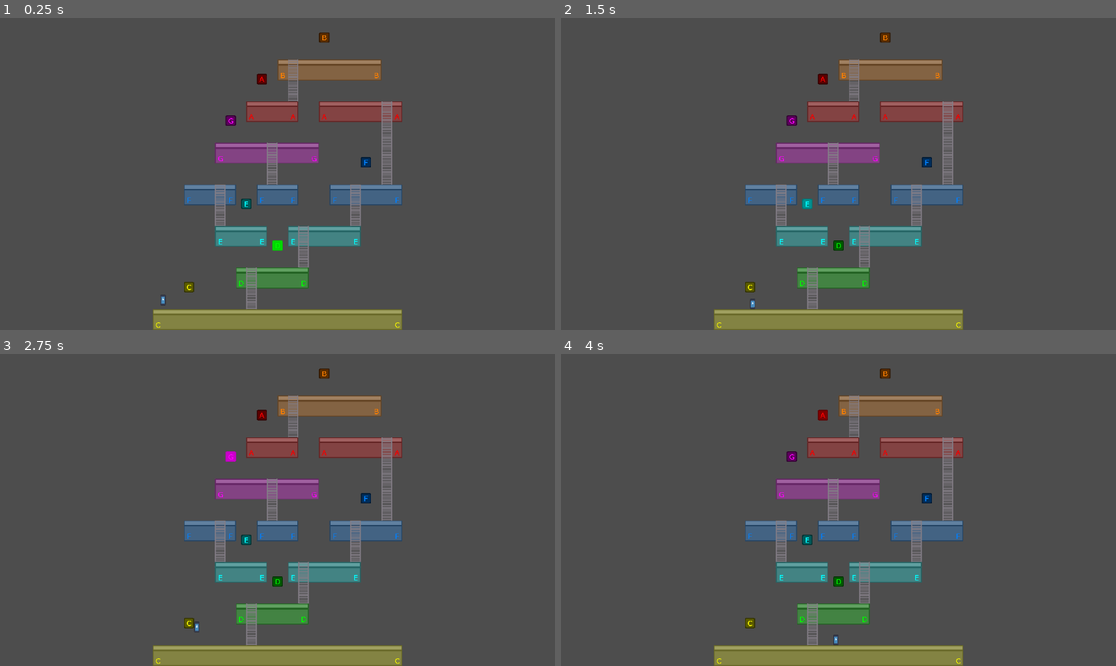
Above: before the commit, frames 1-4 (two rows, left to right).
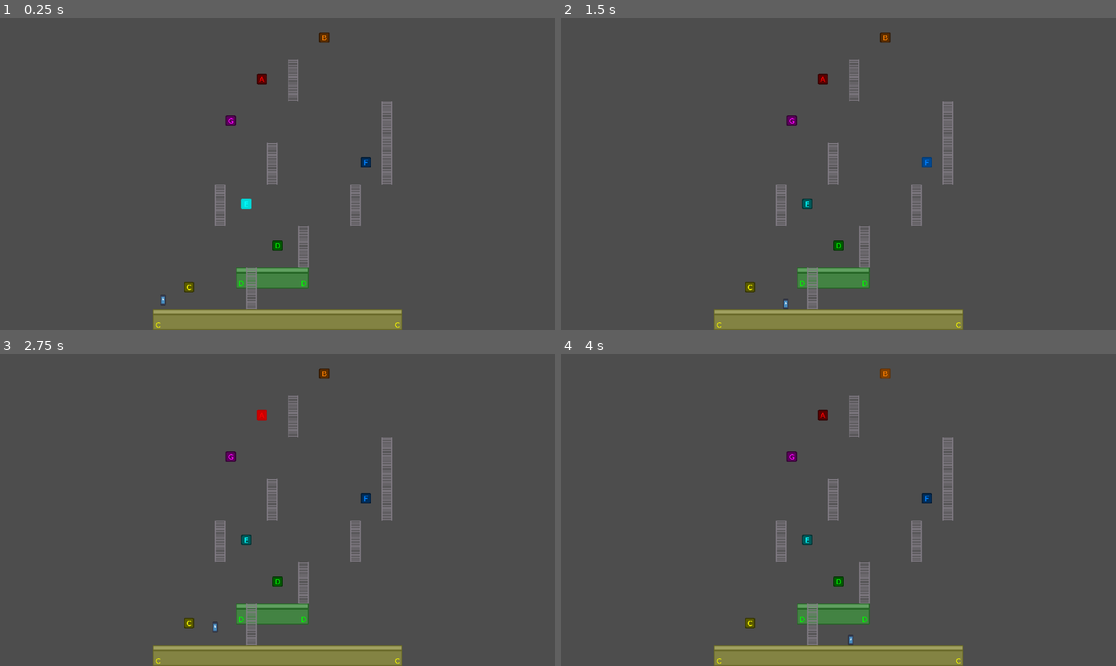
Above: after the commit, the same moments.

Repository: nicom7/game-off-2023
Game: Godot game, scene res://levels/world_a.tscn
The game is run twice, just before and just after one commit, with the same random seed, the same clock (stepped at 60 frames per second) and the same inputs. This scene is started directly instead of the project's main scene. The engine's default icon, where the game draws it, is replaced by a stand-in: a white triangle on a blue panel in a dark square.
Inputs:
- Up to frame 1 (0.25 s): no input
- Up to frame 2 (1.5 s): tap Enter at 0.5 s; hold Right (ui_right) from 0.53 s (still down); tap U (A_note) at 0.6 s; tap I (B_note) at 1.35 s
- Up to frame 3 (2.75 s): release Right (ui_right) at 2.03 s; hold Left (ui_left) from 2.03 s (still down); tap O (C_note) at 2.1 s
- Up to frame 4 (4 s): release Left (ui_left) at 2.78 s; hold Right (ui_right) from 2.78 s (still down); tap P (D_note) at 2.85 s; tap R (E_note) at 3.6 s

The runs differ from the first frame. In frame 1, 7.2% of the frame differs, in the area x 33-73%, y 13-86%; in frame 2, 7.2%; in frame 3, 7.3%, in the area x 33-73%, y 13-90%; in frame 4, 7.2%.

Commit message:
Fix floor ambient sound
- Now using an Area2D node on the player tile detector to get a signal when it "enters" a tilemap, so that we can change the current ambient tone.

Diff:
--- a/characters/player/player.gd
+++ b/characters/player/player.gd
@@ -4,15 +4,12 @@
 @export var speed: float = 300.0
 @export var jump_speed: float = -400.0
 
-@export var current_floor_map: TileMap
 @export var jump_note_player_scene: PackedScene
 
 # Get the gravity from the project settings to be synced with RigidBody nodes.
 var gravity: int = ProjectSettings.get_setting("physics/2d/default_gravity")
 
 var jump_note_player: NotePlayer
-
-var _floor_map_layer_info: Dictionary = {}
 
 class InputActions:
 	var move_left: String
@@ -48,6 +45,9 @@
 var current_ladder: Ladder
 var current_block: SwitchBlock
 
+var current_floor_map: TileMap
+var floor_map_tone_layer = -1
+
 signal on_floor_changed(value: bool)
 signal jumped
 signal interact(player: Character, action: String)
@@ -65,15 +65,7 @@
 #		print("exit climb")
 
 func _ready() -> void:
-	_setup_floor_map_layer_info()
 	_setup_input_actions()
-
-func _setup_floor_map_layer_info():
-	_floor_map_layer_info.clear()
-	if current_floor_map:
-		for l in current_floor_map.get_layers_count():
-			var layer_name = current_floor_map.get_layer_name(l)
-			_floor_map_layer_info[layer_name] = l
 
 func _setup_input_actions():
 	_input_actions.clear()
@@ -90,13 +82,14 @@
 	_update_movement(delta)
 
 func _input(event: InputEvent):
-	for action in _note_actions:
+	for tone in Globals.Tone.size():
+		var action = Globals.get_action_from_tone(tone)
 		if event.is_action_pressed(action):
 			interact.emit(self, action)
 			return
 
 func _update_tone(delta: float) -> void:
-	var custom_data = _get_floor_custom_data($TileDetector.global_position, "Tones", "Tone")
+	var custom_data = _get_floor_custom_data($TileDetector.global_position, floor_map_tone_layer, "Tone")
 	if custom_data != null:
 		current_block = null
 		current_tone = _scale.find(custom_data) as Globals.Tone
@@ -144,7 +137,7 @@
 
 	move_and_slide()
 
-func _get_floor_custom_data(pos: Vector2, tile_map_layer: String, data_layer: String):
+func _get_floor_custom_data(pos: Vector2, tile_map_layer: int, data_layer: String):
 	var tile_data = _get_floor_tile_data(pos, tile_map_layer)
 	if tile_data:
 		var custom_data = tile_data.get_custom_data(data_layer)
@@ -153,12 +146,11 @@
 
 	return null
 
-func _get_floor_tile_data(pos: Vector2, layer: String):
+func _get_floor_tile_data(pos: Vector2, layer: int):
 	var tile_data: TileData
-	if current_floor_map:
-		var layer_idx = _floor_map_layer_info[layer] if _floor_map_layer_info.has(layer) else 0
+	if current_floor_map and layer >= 0:
 		var floor_pos = current_floor_map.local_to_map(current_floor_map.to_local(pos))
-		tile_data = current_floor_map.get_cell_tile_data(layer_idx, floor_pos)
+		tile_data = current_floor_map.get_cell_tile_data(layer, floor_pos)
 
 	return tile_data
 
@@ -167,3 +159,15 @@
 	jump_note_player.tone = current_tone
 	add_child(jump_note_player)
 	jump_note_player.start()
+
+
+func _on_tile_detector_area_body_entered(body: Node2D) -> void:
+	current_floor_map = body as TileMap
+	if current_floor_map:
+		floor_map_tone_layer = -1
+		# Skip layer 0 (Platform layer)
+		for l in range(1, current_floor_map.get_layers_count()):
+			if current_floor_map.is_layer_enabled(l):
+				# Enabled layer is the current tone layer
+				floor_map_tone_layer = l
+				break
--- a/characters/player/player.tscn
+++ b/characters/player/player.tscn
@@ -7,6 +7,9 @@
 [sub_resource type="CapsuleShape2D" id="CapsuleShape2D_ao35p"]
 radius = 12.0
 height = 48.0
+
+[sub_resource type="CircleShape2D" id="CircleShape2D_v2tak"]
+radius = 2.0
 
 [node name="Player" type="CharacterBody2D"]
 z_index = 1
@@ -23,4 +26,10 @@
 [node name="TileDetector" type="Marker2D" parent="."]
 position = Vector2(0, 36)
 
+[node name="TileDetectorArea" type="Area2D" parent="TileDetector"]
+
+[node name="CollisionShape2D" type="CollisionShape2D" parent="TileDetector/TileDetectorArea"]
+shape = SubResource("CircleShape2D_v2tak")
+
 [connection signal="jumped" from="." to="." method="_on_jumped"]
+[connection signal="body_entered" from="TileDetector/TileDetectorArea" to="." method="_on_tile_detector_area_body_entered"]
--- a/game_objects/ladders/ladder.gd
+++ b/game_objects/ladders/ladder.gd
@@ -23,10 +23,10 @@
 var climb_down_action: String
 
 func _update_upper_tone() -> void:
-	climb_up_action = Globals.Tone.keys()[upper_tone] + "_note"
+	climb_up_action = Globals.get_action_from_tone(upper_tone)
 
 func _update_lower_tone() -> void:
-	climb_down_action = Globals.Tone.keys()[lower_tone] + "_note"
+	climb_down_action = Globals.get_action_from_tone(lower_tone)
 
 func _update_size():
 	if !is_node_ready():
--- a/levels/world_a.tscn
+++ b/levels/world_a.tscn
@@ -1,8 +1,9 @@
-[gd_scene load_steps=8 format=3 uid="uid://bgmrmwu61uqnt"]
+[gd_scene load_steps=9 format=3 uid="uid://bgmrmwu61uqnt"]
 
 [ext_resource type="PackedScene" uid="uid://b7huf0srkra04" path="res://levels/world.tscn" id="1_dlj7h"]
 [ext_resource type="PackedScene" uid="uid://bhxpfwjuuirp5" path="res://game_objects/platforms/platform_sets/set_A.tscn" id="3_6tf3d"]
 [ext_resource type="TileSet" uid="uid://bm8j5kvkieyqj" path="res://tilesets/environment.tres" id="3_naekq"]
+[ext_resource type="PackedScene" uid="uid://btccwmjkek1ng" path="res://game_objects/platforms/platform_sets/platform_set.tscn" id="4_6fqpl"]
 [ext_resource type="PackedScene" uid="uid://knuujq4ac74r" path="res://game_objects/ladders/ladder.tscn" id="5_salg1"]
 [ext_resource type="PackedScene" uid="uid://dbwx5x1x0vi2d" path="res://game_objects/switch_blocks/switch_block.tscn" id="8_0rm1w"]
 
@@ -16,9 +17,8 @@
 
 [node name="World" instance=ExtResource("1_dlj7h")]
 
-[node name="Player" parent="." index="0" node_paths=PackedStringArray("current_floor_map")]
+[node name="Player" parent="." index="0"]
 position = Vector2(48, 456)
-current_floor_map = NodePath("../Environment/Platforms")
 
 [node name="CameraCenter" parent="." index="2"]
 position = Vector2(576, -96)
@@ -34,11 +34,12 @@
 zoom_easing = SubResource("Curve_q2det")
 
 [node name="Platforms" type="TileMap" parent="Environment" index="1"]
+visible = false
 texture_filter = 3
 tile_set = ExtResource("3_naekq")
 format = 2
 layer_0/name = "Platform 1"
-layer_0/tile_data = PackedInt32Array(458764, 131072, 0, 458760, 65536, 0, 458761, 131072, 0, 458762, 131072, 0, 458763, 131072, 0, 524296, 65536, 2, 524297, 131072, 2, 524298, 131072, 2, 524299, 131072, 2, 524300, 131072, 2, 458765, 131072, 0, 524301, 131072, 2, 524302, 196608, 2, 458766, 196608, 0, 196621, 65536, 0, 262157, 65536, 2, 2621 …(2256 unchanged characters)…
+layer_0/tile_data = PackedInt32Array(196621, 65536, 0, 262157, 65536, 2, 2621 …(2256 unchanged characters)…
 layer_1/name = "Platform 2"
 layer_1/enabled = true
 layer_1/modulate = Color(1, 1, 1, 1)
@@ -52,7 +53,7 @@
 layer_2/y_sort_enabled = false
 layer_2/y_sort_origin = 0
 layer_2/z_index = 0
-layer_2/tile_data = PackedInt32Array(458760, 65540, 0, 458761, 131076, 0, 458762, 131076, 0, 458763, 131076, 0, 458764, 131076, 0, 524300, 131076, 2, 524299, 131076, 2, 524298, 131076, 2, 524297, 131076, 2, 524296, 65540, 2, 262157, 65541, 2, 196621, 65541, 0, 196622, 131077, 0, 196623, 131077, 0, 196624, 131077, 0, 196625, 131077, 0, 196626, 131077, 0, 196627, 196613, 0, 262163, 196613, 2, 262162, 131077, 2, 262161, 131077, 2, 262160, 131077, 2, 262159, 131077, 2, 262158, 131077, 2, 458765, 131076, 0, 524301, 131076, 2, 524302, 196612, 2, 458766, 196612, 0, 196618, 196613, 0, 262154, 196613, 2,  …(1994 unchanged characters)…
+layer_2/tile_data = PackedInt32Array(262157, 65541, 2, 196621, 65541, 0, 196622, 131077, 0, 196623, 131077, 0, 196624, 131077, 0, 196625, 131077, 0, 196626, 131077, 0, 196627, 196613, 0, 262163, 196613, 2, 262162, 131077, 2, 262161, 131077, 2, 262160, 131077, 2, 262159, 131077, 2, 262158, 131077, 2, 196618, 196613, 0, 262154, 196613, 2,  …(1994 unchanged characters)…
 
 [node name="Stages" type="Node2D" parent="Environment" index="2"]
 
@@ -61,35 +62,56 @@
 [node name="PlatformSet" parent="Environment/Stages/Stage0" index="0" instance=ExtResource("3_6tf3d")]
 position = Vector2(0, 528)
 
-[node name="Ladder" parent="GameObjects" index="0" instance=ExtResource("5_salg1")]
+[node name="Ladder" parent="Environment/Stages/Stage0/PlatformSet" index="2"]
+process_mode = 4
+
+[node name="Stage1" type="Node2D" parent="Environment/Stages" index="1"]
+
+[node name="PlatformSet" parent="Environment/Stages/Stage1" index="0" instance=ExtResource("4_6fqpl")]
 position = Vector2(432, 336)
-size = 4
+tone = 3
+lower_tone = 2
 
-[node name="Ladder2" parent="GameObjects" index="1" instance=ExtResource("5_salg1")]
+[node name="SwitchBlock" parent="Environment/Stages/Stage1/PlatformSet" index="0"]
+modulate = Color(0, 1, 0, 1)
+position = Vector2(120, -126)
+tone = 3
+
+[node name="TileMap" parent="Environment/Stages/Stage1/PlatformSet" index="1"]
+layer_0/tile_data = PackedInt32Array(0, 131072, 0, 65536, 131072, 2, 65535, 65536, 0, 131071, 65536, 2, 1, 131072, 0, 65537, 131072, 2, 65538, 131072, 2, 65539, 131072, 2, 65540, 131072, 2, 65541, 196608, 2, 5, 196608, 0, 4, 131072, 0, 3, 131072, 0, 2, 131072, 0)
+layer_1/enabled = false
+layer_4/enabled = true
+layer_4/tile_data = PackedInt32Array(65536, 131076, 2, 0, 131076, 0, 65535, 65540, 0, 131071, 65540, 2, 65537, 131076, 2, 1, 131076, 0, 2, 131076, 0, 3, 131076, 0, 4, 131076, 0, 5, 196612, 0, 65541, 196612, 2, 65540, 131076, 2, 65539, 131076, 2, 65538, 131076, 2)
+
+[node name="Ladder" parent="Environment/Stages/Stage1/PlatformSet" index="2"]
+upper_tone = 3
+lower_tone = 2
+
+[node name="Ladder2" parent="GameObjects" index="0" instance=ExtResource("5_salg1")]
 position = Vector2(672, 144)
 size = 4
 
-[node name="Ladder3" parent="GameObjects" index="2" instance=ExtResource("5_salg1")]
+[node name="Ladder3" parent="GameObjects" index="1" instance=ExtResource("5_salg1")]
 position = Vector2(288, -48)
 size = 4
 
-[node name="Ladder4" parent="GameObjects" index="3" instance=ExtResource("5_salg1")]
+[node name="Ladder4" parent="GameObjects" index="2" instance=ExtResource("5_salg1")]
 position = Vector2(912, -48)
 size = 4
 
-[node name="Ladder7" parent="GameObjects" index="4" instance=ExtResource("5_salg1")]
+[node name="Ladder7" parent="GameObjects" index="3" instance=ExtResource("5_salg1")]
 position = Vector2(528, -240)
 size = 4
 
-[node name="Ladder5" parent="GameObjects" index="5" instance=ExtResource("5_salg1")]
+[node name="Ladder5" parent="GameObjects" index="4" instance=ExtResource("5_salg1")]
 position = Vector2(1056, -432)
 size = 8
 
-[node name="Ladder6" parent="GameObjects" index="6" instance=ExtResource("5_salg1")]
+[node name="Ladder6" parent="GameObjects" index="5" instance=ExtResource("5_salg1")]
 position = Vector2(624, -624)
 size = 4
 
-[node name="TestBlocks" type="Node2D" parent="GameObjects" index="7"]
+[node name="TestBlocks" type="Node2D" parent="GameObjects" index="6"]
 process_mode = 4
 visible = false
 
@@ -126,30 +148,28 @@
 position = Vector2(336, 384)
 tone = 6
 
-[node name="SwitchBlockD" parent="GameObjects/BlockSequence" index="2" instance=ExtResource("8_0rm1w")]
-modulate = Color(0, 1, 0, 1)
-position = Vector2(552, 210)
-tone = 3
-
-[node name="SwitchBlockE" parent="GameObjects/BlockSequence" index="3" instance=ExtResource("8_0rm1w")]
+[node name="SwitchBlockE" parent="GameObjects/BlockSequence" index="2" instance=ExtResource("8_0rm1w")]
 modulate = Color(0, 1, 1, 1)
 position = Vector2(408, 18)
 tone = 4
 
-[node name="SwitchBlockF" parent="GameObjects/BlockSequence" index="4" instance=ExtResource("8_0rm1w")]
+[node name="SwitchBlockF" parent="GameObjects/BlockSequence" index="3" instance=ExtResource("8_0rm1w")]
 modulate = Color(0, 0.5, 1, 1)
 position = Vector2(960, -174)
 tone = 5
 
-[node name="SwitchBlockG" parent="GameObjects/BlockSequence" index="5" instance=ExtResource("8_0rm1w")]
+[node name="SwitchBlockG" parent="GameObjects/BlockSequence" index="4" instance=ExtResource("8_0rm1w")]
 modulate = Color(1, 0, 1, 1)
 position = Vector2(336, -366)
 tone = 6
 
-[node name="SwitchBlockA" parent="GameObjects/BlockSequence" index="6" instance=ExtResource("8_0rm1w")]
+[node name="SwitchBlockA" parent="GameObjects/BlockSequence" index="5" instance=ExtResource("8_0rm1w")]
 position = Vector2(480, -558)
 
-[node name="SwitchBlockB" parent="GameObjects/BlockSequence" index="7" instance=ExtResource("8_0rm1w")]
+[node name="SwitchBlockB" parent="GameObjects/BlockSequence" index="6" instance=ExtResource("8_0rm1w")]
 modulate = Color(1, 0.5, 0, 1)
 position = Vector2(768, -750)
 tone = 1
+
+[editable path="Environment/Stages/Stage0/PlatformSet"]
+[editable path="Environment/Stages/Stage1/PlatformSet"]
--- a/utils/globals.gd
+++ b/utils/globals.gd
@@ -21,3 +21,6 @@
 	Color(0, 0.5, 1),
 	Color(1, 0, 1),
 ]
+
+static func get_action_from_tone(tone: Tone) -> String:
+	return Tone.keys()[tone] + "_note"
Not shown: 1 places in characters/player/player.tscn that only renumber resources
